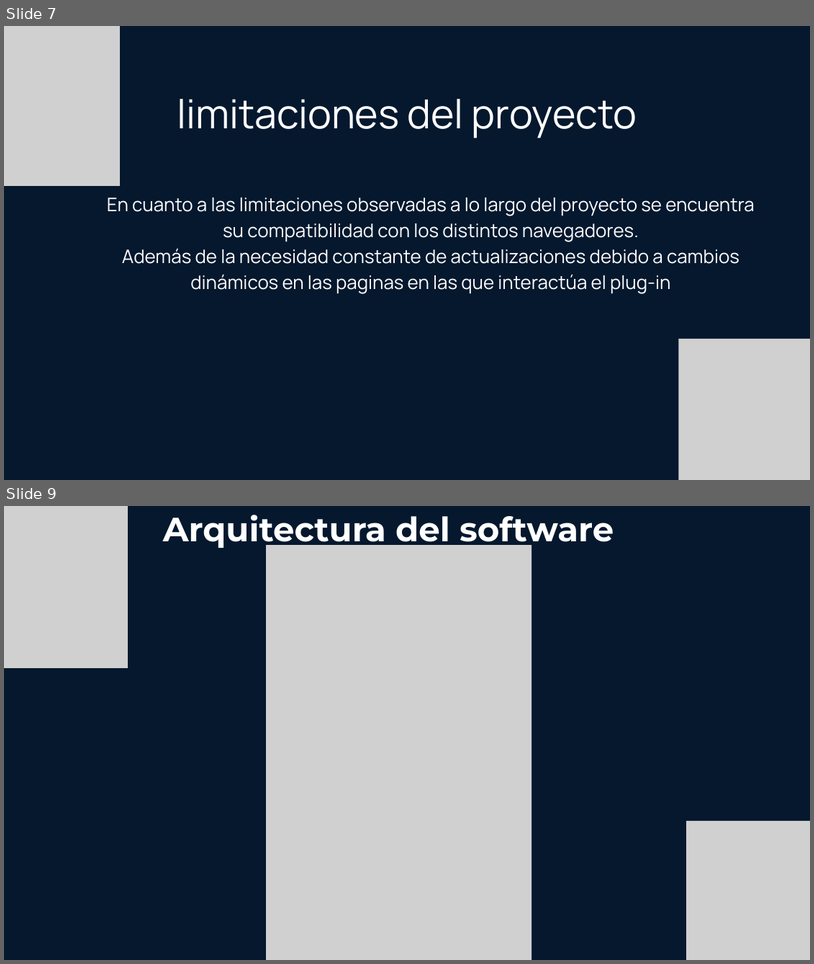
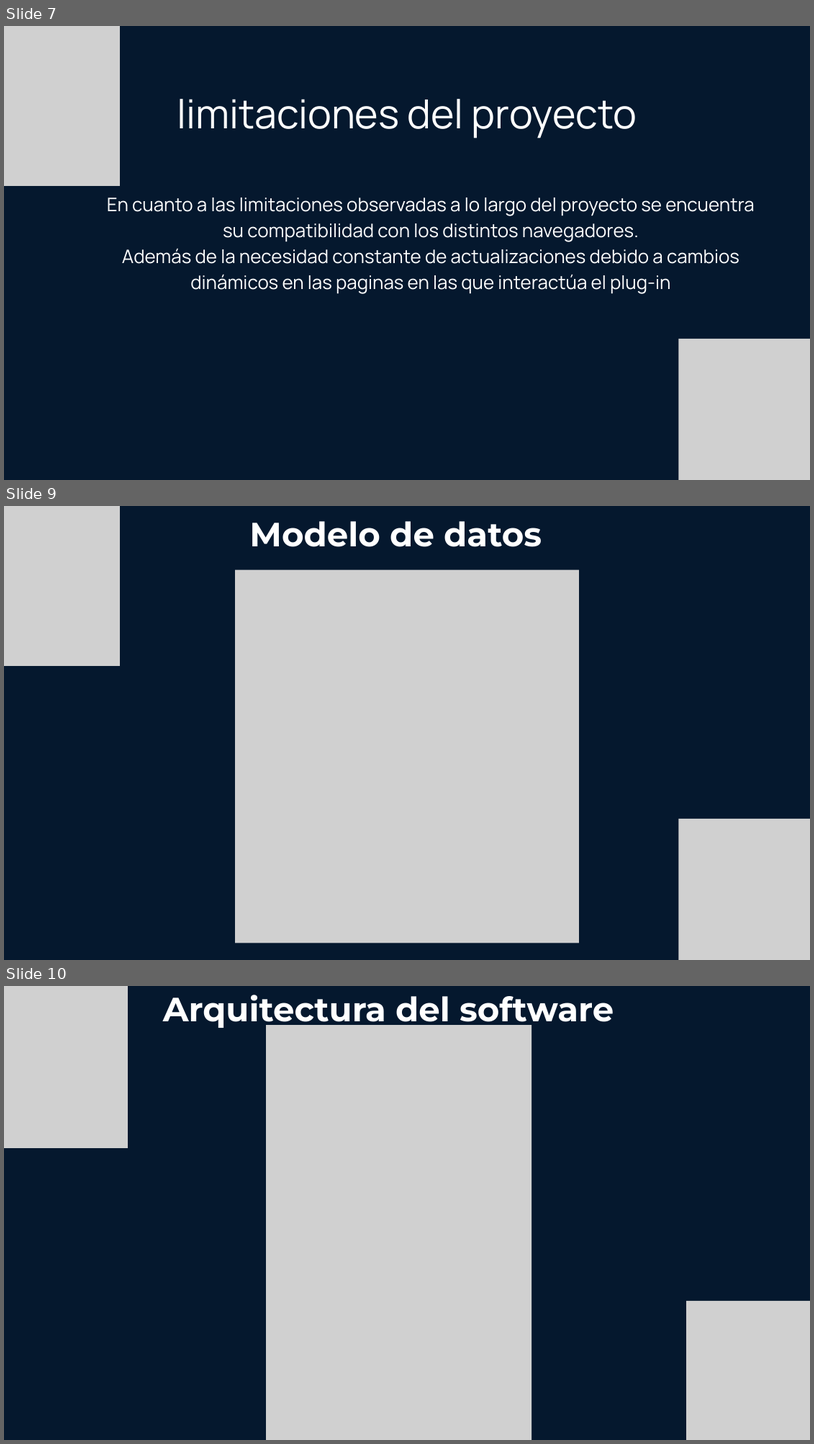
Before and after one commit to FelipeMunhoz18/FelipeMunhoz18-Bravo-Vargas-Munoz-Docs, a slide deck: Fase 3/Evidencias Grupales/Formato Presentación final.pptx. Shown one above the other, each under a label of ours: slides 7 and 9 before the commit, slides 7, 9 and 10 after it; the slides between them are not shown. The pictures are 814x964 and 814x1444 pixels, drawn with LibreOffice and Linux fonts; fonts in the diff are those of the drawing; grey boxes stand for pictures. Boxes give left, top, right and bottom in pixels: in the first picture for what was removed or moved away, otherwise in the second. Text is boxed around its words. In the diff, an @@ line names an element or a change of style, - is before the commit and + after.

```diff
--- a/Fase 3/Evidencias Grupales/Formato Presentación final.pptx
+++ b/Fase 3/Evidencias Grupales/Formato Presentación final.pptx
@@ slide 9 added at (x1=4, y1=506, x2=810, y2=960), background #05182E @@
@@ picture added at (x1=4, y1=506, x2=120, y2=666) @@
@@ text added at (x1=250, y1=521, x2=542, y2=547), 60 pt, text #FFFFFF, bold @@
+Modelo de datos
@@ picture added at (x1=235, y1=569, x2=579, y2=942) @@
@@ picture added at (x1=679, y1=818, x2=810, y2=960) @@
@@ what was slide 9 is now slide 10 @@
```
Also in this commit, not shown: 1 slide changed, 1 other file.
